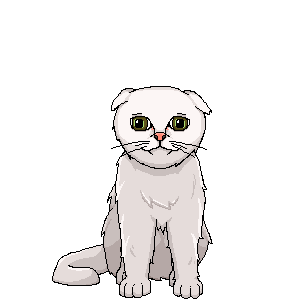
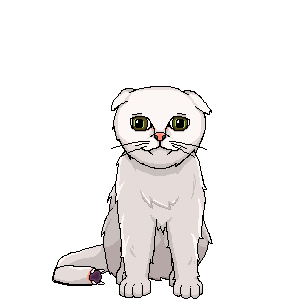
Layered file, before and after one edit (w=300, h=300). Changes by layer:
showed group "TailTeeth" (4 layers) over 53, 265, 105, 285
